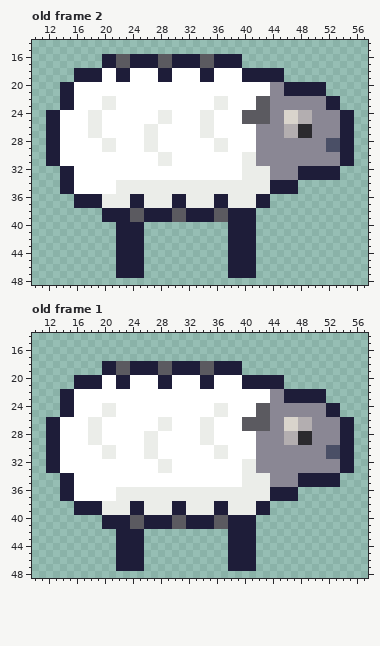
One commit to this pixel-art file: Assets/Art/Characters/sheep_walk/sheep_walking.aseprite. Above: the version before the commit.
64x64 pixels, 2 frames. Shown: old frame 2: x 10..57, y 14..48; old frame 1: x 10..57, y 14..48. The commit also changed other frames, which this record leaves out.
The result:
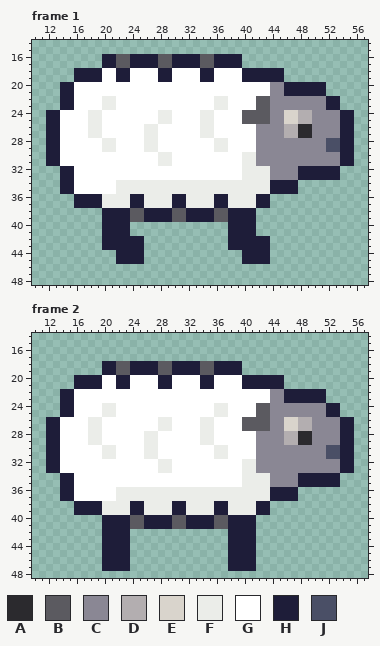
Palette (. is transparent): A #2b2a2e  B #5b5a60  C #8a8794  D #b3aeb0  E #d9d4cc  F #ebede9  G #ffffff  H #1e1d39  J #4a4f66
A new or re-ordered frame is compared with the old frame closest to it.
Changes in this commit:
frames re-ordered
--- frame 1 against old frame 2
@@ x 18..45 @@
 39 ..HHHHBBHHHHBBHHHHBBHHHH....
-40 ....HHHH............HHHH....
-41 ....HHHH............HHHH....
-42 ....HHHH............HHHH....
-43 ....HHHH............HHHH....
-44 ....HHHH............HHHH....
-45 ....HHHH............HHHH....
-46 ....HHHH............HHHH....
-47 ....HHHH............HHHH....
+40 ..HHHH..............HHHH....
+41 ..HHHH..............HHHH....
+42 ..HHHHHH............HHHHHH..
+43 ..HHHHHH............HHHHHH..
+44 ....HHHH..............HHHH..
+45 ....HHHH..............HHHH..
+46 ............................
+47 ............................
 48 ............................
--- frame 2 against old frame 1
@@ x 18..27 @@
 41 ..HHHHBBHH
-42 ....HHHH..
-43 ....HHHH..
-44 ....HHHH..
-45 ....HHHH..
-46 ....HHHH..
-47 ....HHHH..
+42 ..HHHH....
+43 ..HHHH....
+44 ..HHHH....
+45 ..HHHH....
+46 ..HHHH....
+47 ..HHHH....
 48 ..........
Changed places in both pictures, as pixel boxes (x1, y1, x2, y2):
changed: (102, 222, 144, 278)
changed: (228, 236, 270, 278)
changed: (102, 529, 144, 571)
